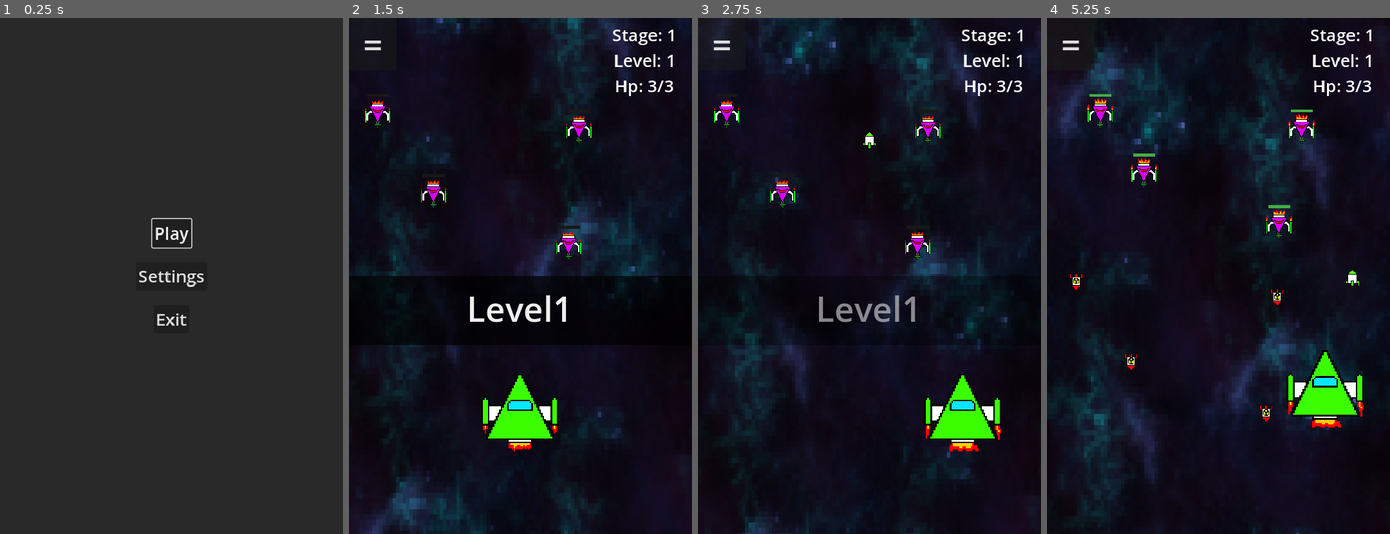
Above: before the commit, frames 1-4 (left to right).
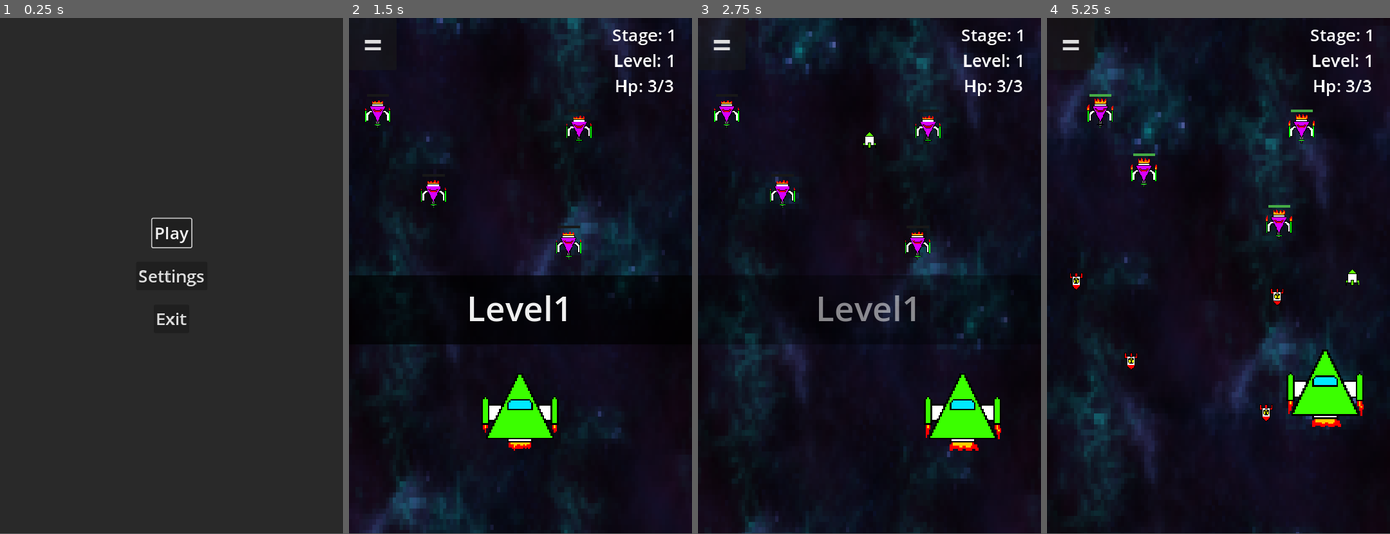
Above: after the commit, the same moments.

Repository: Bartek0x00/Morphing-Mayhem
Game: Godot game, scene res://Scenes/Start_menu.tscn
Same seed, same stepped clock (60 frames per second), same inputs: the game is played once before the commit and once after it. Sound files missing from this copy of the repository are replaced by a short silence.
Inputs:
- Up to frame 1 (0.25 s): no input
- Up to frame 2 (1.5 s): click "Play" at 0.5 s; click "Accept" at 1.25 s
- Up to frame 3 (2.75 s): tap Enter at 2 s; hold Right (Right) from 2.03 s (still down); hold Space (Shoot) from 2.03 s (still down)
- Up to frame 4 (5.25 s): release Right (Right) at 2.78 s; release Space (Shoot) at 2.78 s; hold Down (Down) 2.78-3.53 s; tap Space (Shoot) at 2.85, 4.35 s; hold Right (Right) 3.53-4.28 s; hold Space (Shoot) 3.53-4.28 s; hold Up (Up) 4.28-5.03 s; hold Left (Left) from 5.03 s (still down); hold Space (Shoot) from 5.03 s (still down)
In our replay, the window is 533x800 before the commit and 533x799 after it. These sizes can differ from the game's own. Grey fills any space a smaller window leaves; there, only what the larger window draws over its background counts as a difference.

The runs differ from the first frame. In frame 1, 0.2% of the frame differs, in the area x 40-57%, y 38-60%; in frame 2, 0.6%, in the area x 0-94%, y 4-100%; in frame 3, 0.5%; in frame 4, 0.5%.

Commit message:
vibration

Diff:
--- a/Scenes/Main.tscn
+++ b/Scenes/Main.tscn
@@ -30,7 +30,7 @@
 size = Vector2(96, 48)
 
 [sub_resource type="RectangleShape2D" id="RectangleShape2D_773sf"]
-size = Vector2(336, 96)
+size = Vector2(335, 96)
 
 [sub_resource type="RectangleShape2D" id="RectangleShape2D_wx5gr"]
 size = Vector2(96, 48)
@@ -68,7 +68,7 @@
 shape = SubResource("RectangleShape2D_5107i")
 
 [node name="Mobile" type="CollisionShape2D" parent="Boundary"]
-position = Vector2(320, 846)
+position = Vector2(320, 860)
 scale = Vector2(32, 1)
 shape = SubResource("RectangleShape2D_50udm")
 
@@ -82,7 +82,7 @@
 shape = SubResource("RectangleShape2D_bcbsv")
 
 [node name="Mobile" type="CollisionShape2D" parent="Limit"]
-position = Vector2(320, 846)
+position = Vector2(320, 860)
 scale = Vector2(32, 1)
 shape = SubResource("RectangleShape2D_50udm")
 
@@ -105,7 +105,8 @@
 
 [node name="Left" type="TouchScreenButton" parent="."]
 z_index = 1
-position = Vector2(0, 860)
+position = Vector2(-1.19209e-07, 850)
+scale = Vector2(1.105, 1.146)
 texture_normal = ExtResource("3_20grm")
 shape = SubResource("RectangleShape2D_6hs3e")
 action = "Left"
@@ -113,7 +114,8 @@
 
 [node name="Right" type="TouchScreenButton" parent="."]
 z_index = 1
-position = Vector2(200, 860)
+position = Vector2(212, 850)
+scale = Vector2(1.11458, 1.14583)
 texture_normal = ExtResource("4_81vny")
 shape = SubResource("RectangleShape2D_j46g1")
 action = "Right"
@@ -121,7 +123,8 @@
 
 [node name="Down" type="TouchScreenButton" parent="."]
 z_index = 1
-position = Vector2(100, 912)
+position = Vector2(106, 905)
+scale = Vector2(1.105, 1.14583)
 texture_normal = ExtResource("5_6ajoi")
 shape = SubResource("RectangleShape2D_8prum")
 action = "Down"
@@ -129,7 +132,8 @@
 
 [node name="Shoot" type="TouchScreenButton" parent="."]
 z_index = 1
-position = Vector2(301, 860)
+position = Vector2(318, 850)
+scale = Vector2(0.958333, 1.14583)
 texture_normal = ExtResource("6_pwu2m")
 shape = SubResource("RectangleShape2D_773sf")
 action = "Shoot"
@@ -137,7 +141,8 @@
 
 [node name="Up" type="TouchScreenButton" parent="."]
 z_index = 1
-position = Vector2(100, 860)
+position = Vector2(106, 850)
+scale = Vector2(1.105, 1.14583)
 texture_normal = ExtResource("7_rrvko")
 shape = SubResource("RectangleShape2D_wx5gr")
 action = "Up"
--- a/Scripts/Main.gd
+++ b/Scripts/Main.gd
@@ -4,6 +4,7 @@
 
 func _ready():
 	if OS.get_name() != "Android":
+		ProjectSettings.set_setting("display/window/stretch/aspect", 0)
 		$Limit/Mobile.queue_free()
 		$Boundary/Mobile.queue_free()
 	switch_level()
--- a/project.godot
+++ b/project.godot
@@ -28,7 +28,6 @@
 window/size/viewport_width=640
 window/size/viewport_height=960
 window/stretch/mode="canvas_items"
-window/stretch/aspect="ignore"
 window/handheld/orientation=1
 window/vsync/vsync_mode=2
 
@@ -82,5 +81,4 @@
 [rendering]
 
 textures/canvas_textures/default_texture_filter=0
-renderer/rendering_method="mobile"
 textures/vram_compression/import_etc2_astc=true
Not shown, changed: export_presets.cfg
